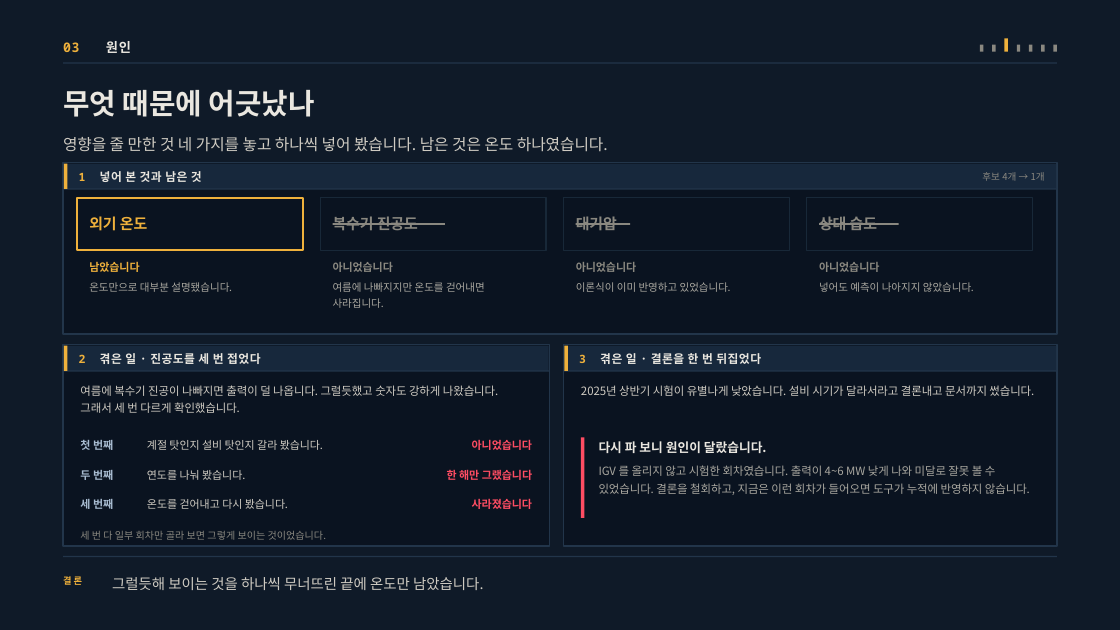
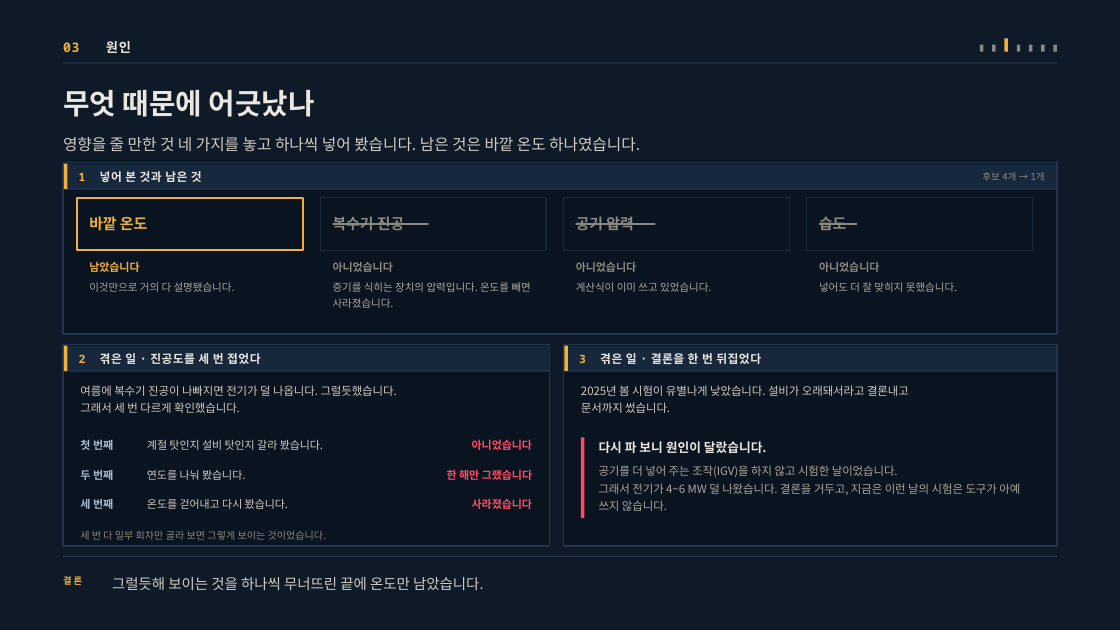
Before and after one commit to jooh-ai/Narae-AI, a slide deck: slide 6 of docs/ppt/위례_공급가능용량_최종발표_v3.pptx (slide 5 before the commit). Drawn at 1120x630 pixels with LibreOffice and Linux fonts; fonts in the diff are those of the drawing. Boxes give left, top, right and bottom in pixels: in the first picture for what was removed or moved away, otherwise in the second. Text is boxed around its words. In the diff, an @@ line names an element or a change of style, - is before the commit and + after.

```diff
--- a/docs/ppt/위례_공급가능용량_최종발표_v3.pptx
+++ b/docs/ppt/위례_공급가능용량_최종발표_v3.pptx
@@ text at [63, 137, 640, 152]: text changed @@
-영향을 줄 만한 것 네 가지를 놓고 하나씩 넣어 봤습니다. 남은 것은 온도 하나였습니다.
+영향을 줄 만한 것 네 가지를 놓고 하나씩 넣어 봤습니다. 남은 것은 바깥 온도 하나였습니다.
@@ text at [89, 216, 147, 231]: text changed @@
-외기 온도
+바깥 온도
@@ text at [333, 216, 404, 231]: text changed @@
-복수기 진공도
+복수기 진공
@@ line moved from (333, 224) - (445, 224) to (333, 224) - (429, 224) @@
@@ line moved from (576, 224) - (630, 224) to (576, 224) - (655, 224) @@
@@ text at [576, 216, 633, 230]: text changed @@
-대기압
+공기 압력
@@ text at [819, 216, 846, 230]: text changed @@
-상대 습도
+습도
@@ line moved from (819, 224) - (899, 224) to (819, 224) - (857, 224) @@
@@ text at [89, 282, 235, 292]: text changed @@
-온도만으로 대부분 설명됐습니다.
+이것만으로 거의 다 설명됐습니다.
@@ text at [333, 282, 530, 308]: text changed @@
-여름에 나빠지지만 온도를 걷어내면 사라집니다.
+증기를 식히는 장치의 압력입니다. 온도를 빼면 사라졌습니다.
@@ text at [576, 282, 711, 292]: text changed @@
-이론식이 이미 반영하고 있었습니다.
+계산식이 이미 쓰고 있었습니다.
@@ text at [819, 282, 957, 292]: text changed @@
-넣어도 예측이 나아지지 않았습니다.
+넣어도 더 잘 맞히지 못했습니다.
@@ text at [80, 385, 397, 413]: text changed @@
-여름에 복수기 진공이 나빠지면 출력이 덜 나옵니다. 그럴듯했고 숫자도 강하게 나왔습니다. 그래서 세 번 다르게 확인했습니다.
+여름에 복수기 진공이 나빠지면 전기가 덜 나옵니다. 그럴듯했습니다.
+그래서 세 번 다르게 확인했습니다.
@@ text at [581, 385, 909, 413]: text changed @@
-2025년 상반기 시험이 유별나게 낮았습니다. 설비 시기가 달라서라고 결론내고 문서까지 썼습니다.
+2025년 봄 시험이 유별나게 낮았습니다. 설비가 오래돼서라고 결론내고
+문서까지 썼습니다.
@@ text at [599, 465, 1020, 511]: text changed @@
-IGV 를 올리지 않고 시험한 회차였습니다. 출력이 4~6 MW 낮게 나와 미달로 잘못 볼 수 있었습니다. 결론을 철회하고, 지금은 이런 회차가 들어오면 도구가 누적에 반영하지 않습니다.
+공기를 더 넣어 주는 조작(IGV)을 하지 않고 시험한 날이었습니다.
+그래서 전기가 4~6 MW 덜 나왔습니다. 결론을 거두고, 지금은 이런 날의 시험은 도구가 아예 쓰지 않습니다.
```
Also in this commit, not shown: 8 other slides changed, 1 slide added, 16 other files.
